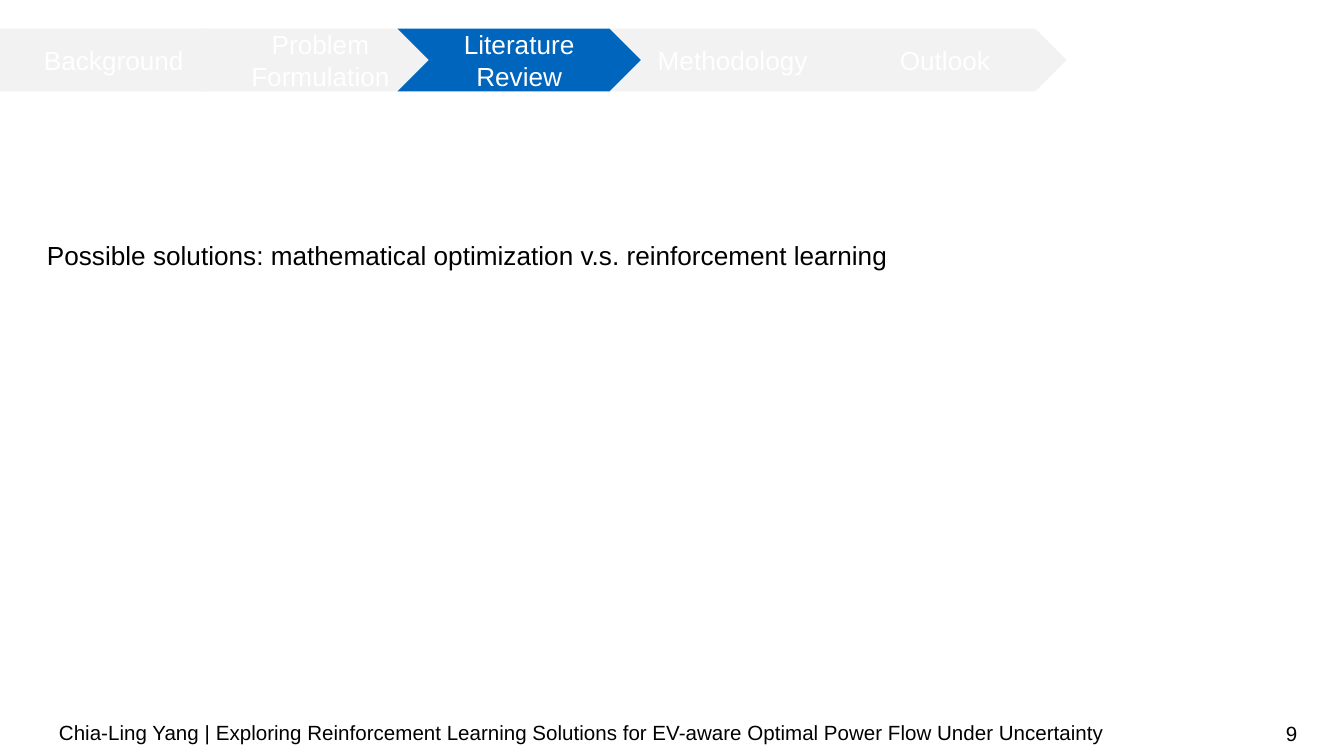
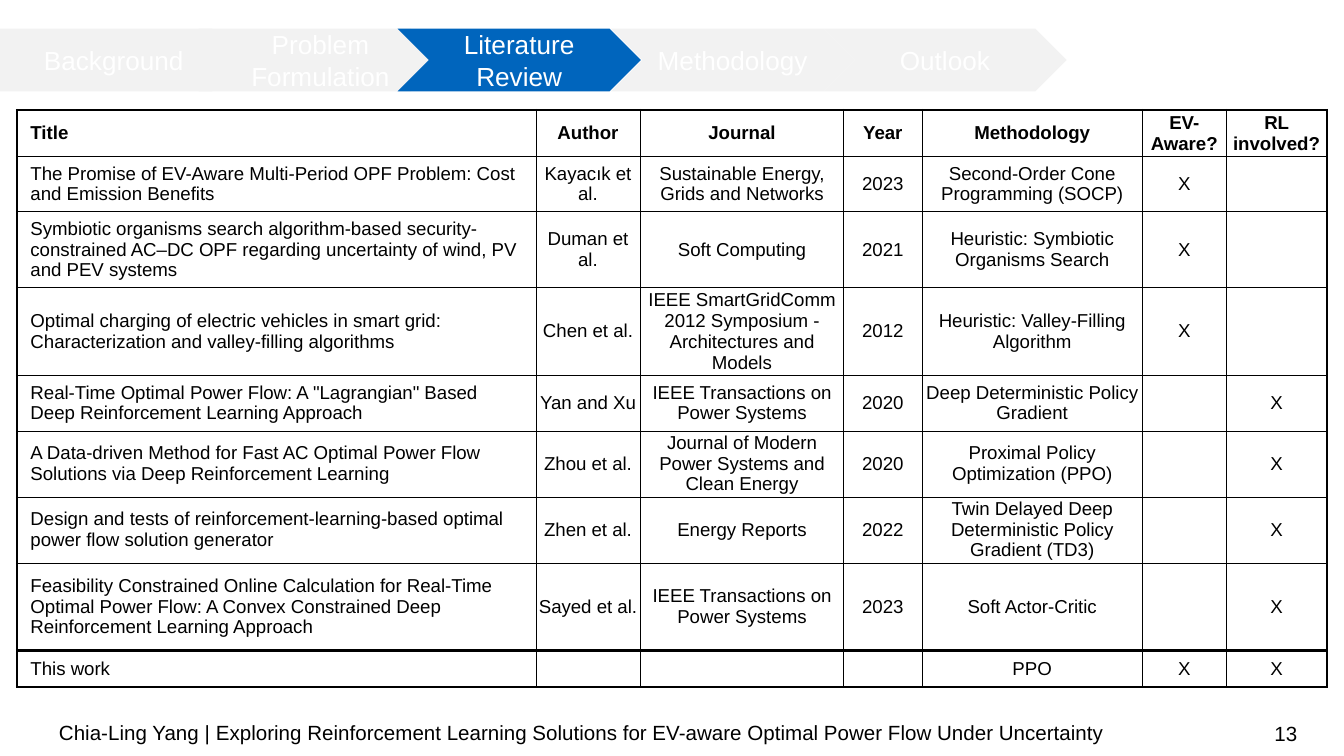
Before and after one commit to chialingyang7718/RL_OPF_EVaware, a slide deck: slide 13 of Mid-term Presentation.pptx (slide 9 before the commit). Drawn at 1344x756 pixels with LibreOffice and Linux fonts; fonts in the diff are those of the drawing; background and template pictures are left out. Boxes give left, top, right and bottom in pixels: in the first picture for what was removed or moved away, otherwise in the second. Text is boxed around its words. In the diff, an @@ line names an element or a change of style, - is before the commit and + after.

```diff
--- a/Mid-term Presentation.pptx
+++ b/Mid-term Presentation.pptx
@@ table added at [17, 110, 1327, 702], 9 rows, 7 columns @@
+Title | Author | Journal | Year | Methodology | EV-Aware? | RL involved?
+The Promise of EV-Aware Multi-Period OPF Problem: Cost and Emission Benefits | Kayacık et al. | Sustainable Energy, Grids and Networks | 2023 | Second-Order Cone Programming (SOCP) | X | 
+Symbiotic organisms search algorithm-based security-constrained AC–DC OPF regarding uncertainty of wind, PV and PEV systems | Duman et al. | Soft Computing | 2021 | Heuristic: Symbiotic Organisms Search | X | 
+Optimal charging of electric vehicles in smart grid: Characterization and valley-filling algorithms | Chen et al. | IEEE SmartGridComm 2012 Symposium - Architectures and Models | 2012 | Heuristic: Valley-Filling Algorithm | X | 
+Real-Time Optimal Power Flow: A "Lagrangian" Based Deep Reinforcement Learning Approach | Yan and Xu | IEEE Transactions on Power Systems | 2020 | Deep Deterministic Policy Gradient |  | X
+A Data-driven Method for Fast AC Optimal Power Flow Solutions via Deep Reinforcement Learning | Zhou et al. | Journal of Modern Power Systems and Clean Energy | 2020 | Proximal Policy Optimization (PPO) |  | X
+Design and tests of reinforcement-learning-based optimal power flow solution generator | Zhen et al. | Energy Reports | 2022 | Twin Delayed Deep Deterministic Policy Gradient (TD3) |  | X
+Feasibility Constrained Online Calculation for Real-Time Optimal Power Flow: A Convex Constrained Deep Reinforcement Learning Approach | Sayed et al. | IEEE Transactions on Power Systems | 2023 | Soft Actor-Critic |  | X
+This work |  |  |  | PPO | X | X
@@ text removed at [47, 246, 887, 271] @@
-Possible solutions: mathematical optimization v.s. reinforcement learning
@@ page number at [1274, 726, 1297, 742]: text changed @@
-9
+13
```
Also in this commit, not shown: 5 other slides changed, 1 slide added, 2 slides removed, 2 other files.
